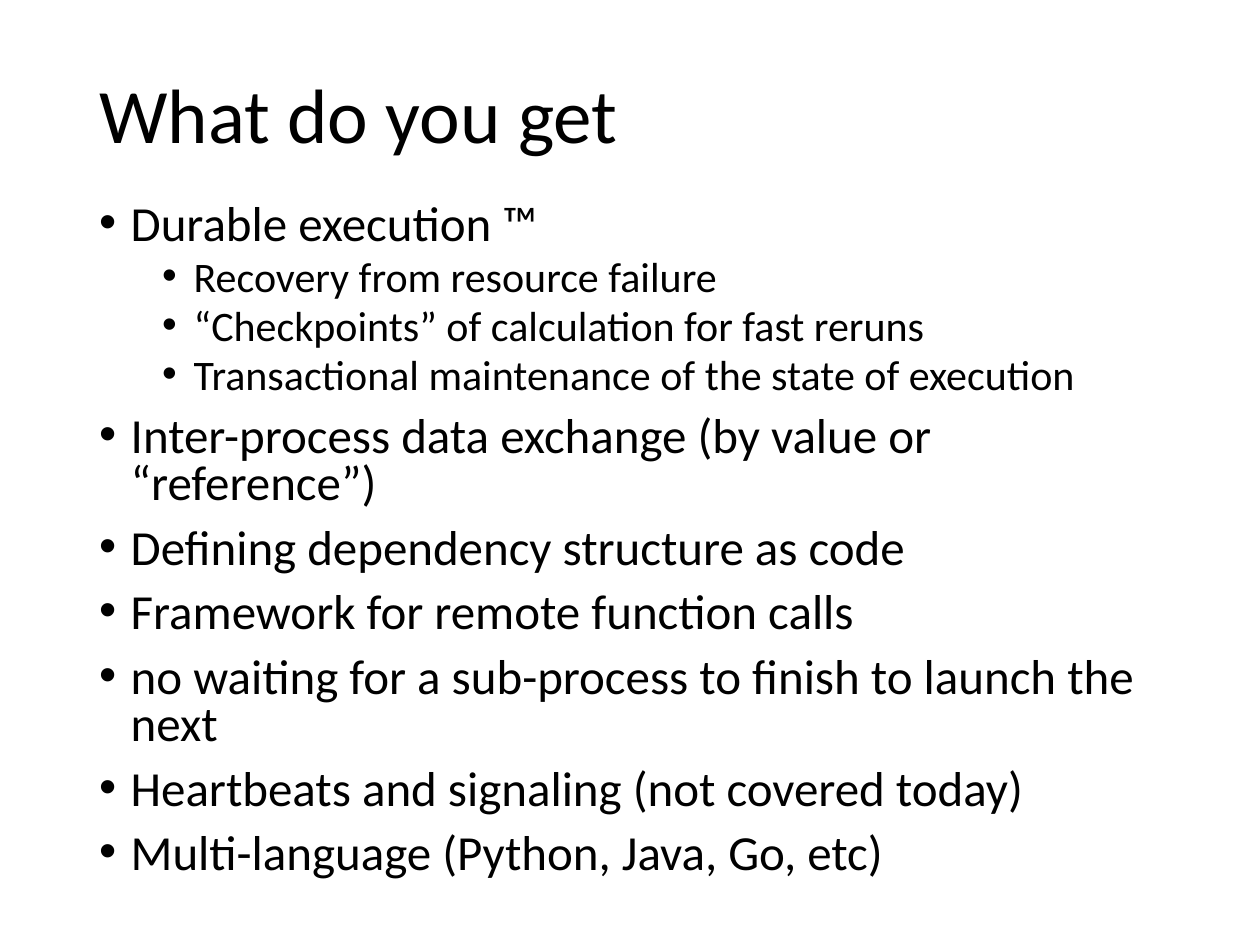
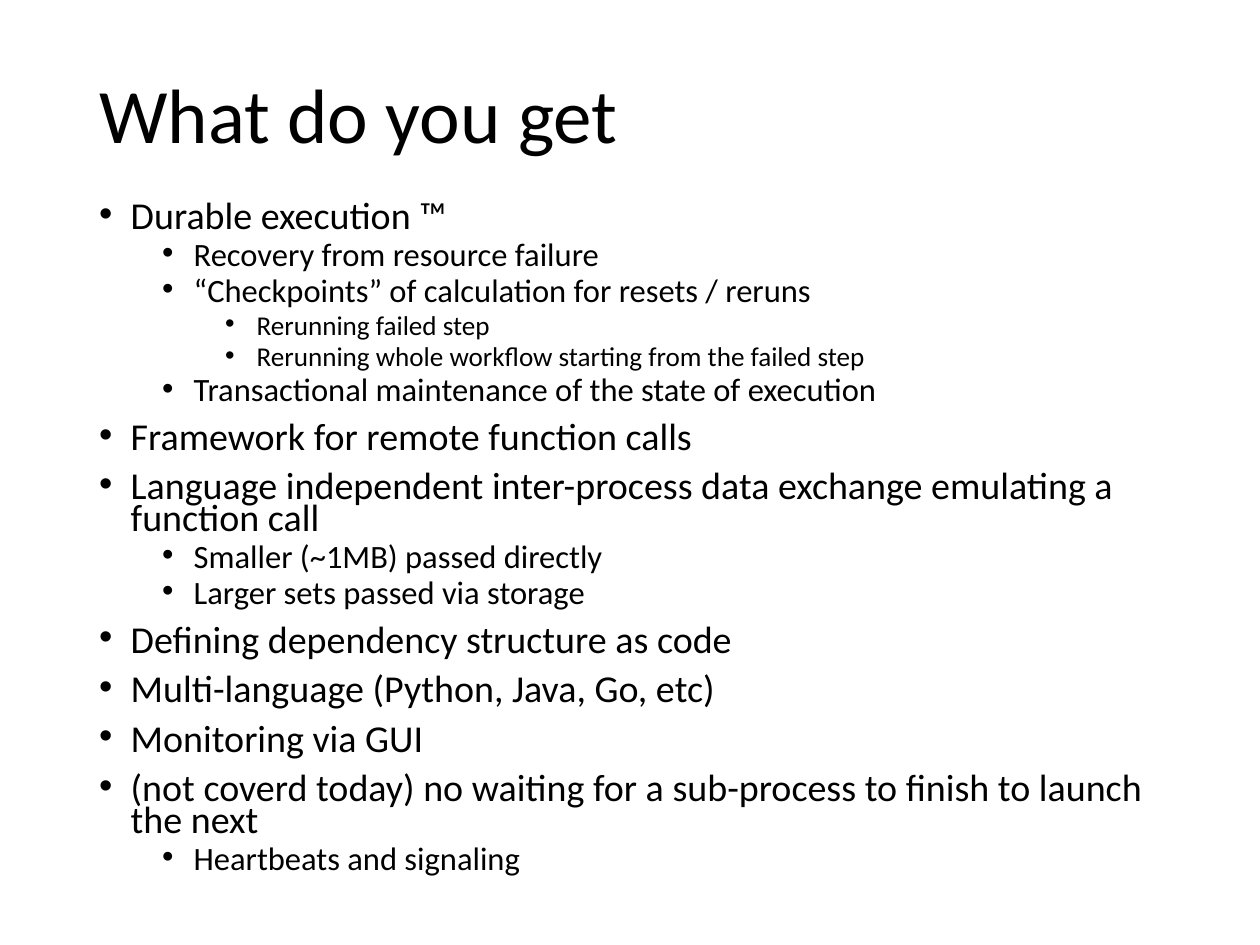
Before and after one commit to zconsult/am_temporal, a slide deck: slide 5 of Temporal.pptx (slide 4 before the commit). Drawn at 1260x945 pixels with LibreOffice and Linux fonts; fonts in the diff are those of the drawing. Boxes give left, top, right and bottom in pixels: in the first picture for what was removed or moved away, otherwise in the second. Text is boxed around its words. In the diff, an @@ line names an element or a change of style, - is before the commit and + after.

```diff
--- a/Temporal.pptx
+++ b/Temporal.pptx
@@ text at (131, 202, 876, 709): size 28 to 21.7 pt in "Durable execution ™", "Defining dependency structure as code", "Multi-language (Python, Java, Go, etc)"; size 24 to 18.6 pt in "Recovery from resource failure", "Transactional maintenance of the state of execution"; line spacing 0.8 to 0.7 @@
@@ text at (194, 278, 865, 371): text changed; size 24 to 15.5 pt @@
-  • “Checkpoints” of calculation for fast reruns
+  • “Checkpoints” of calculation for resets / reruns
+    • Rerunning failed step
+    • Rerunning whole workflow starting from the failed step
@@ text at (131, 423, 1112, 610): text changed; size 28 to 21.7 pt @@
-• Inter-process data exchange (by value or “reference”)
+• Framework for remote function calls
+• Language independent inter-process data exchange emulating a function call
+  • Smaller (~1MB) passed directly
+  • Larger sets passed via storage
@@ text at (131, 595, 1133, 815): paragraphs removed @@
-• Framework for remote function calls
-• no waiting for a sub-process to finish to launch the next
-• Heartbeats and signaling (not covered today)
@@ text at (131, 726, 1142, 876): paragraphs added @@
+• Monitoring via GUI
+• (not coverd today) no waiting for a sub-process to finish to launch the next
+  • Heartbeats and signaling
```
Also in this commit, not shown: 7 other slides changed, 6 slides added, 1 slide removed.
